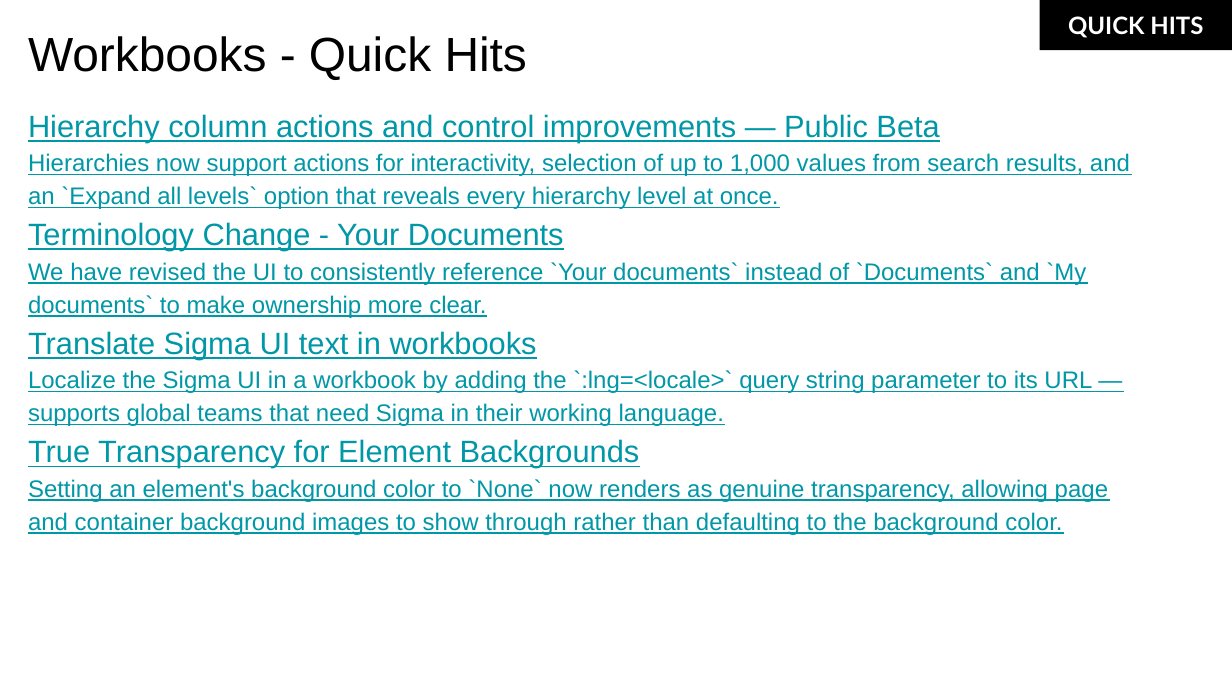
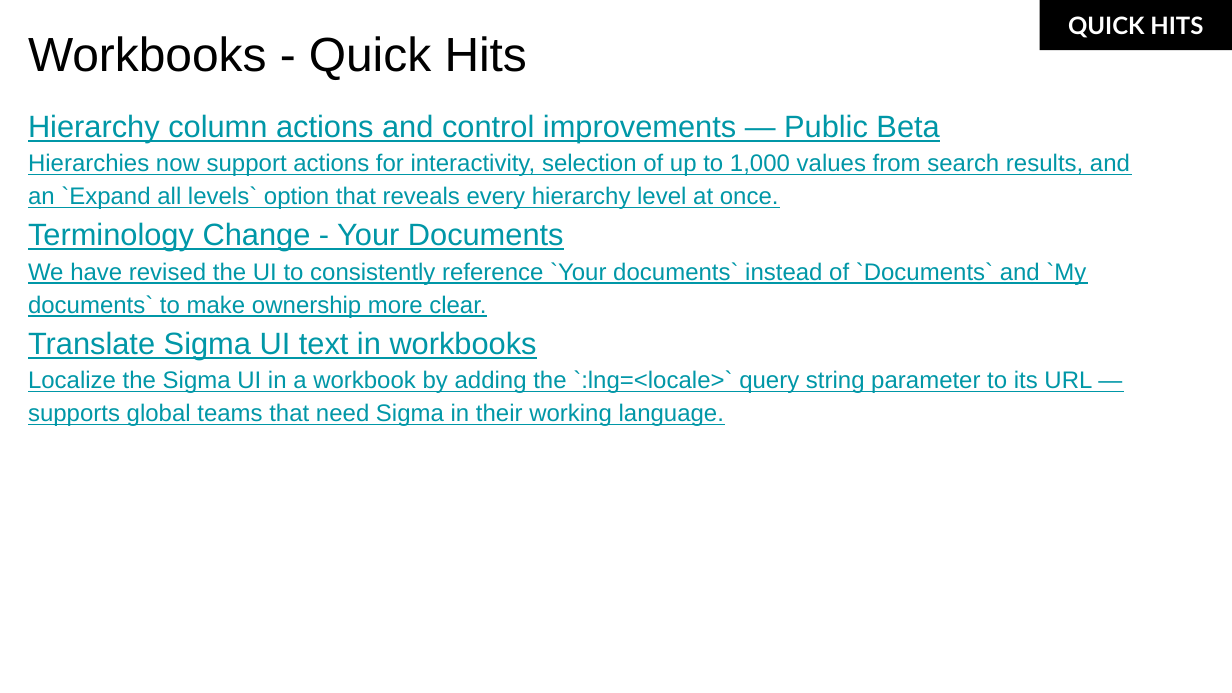
Before and after one commit to sigmacomputing/sigmaquickstarts, a slide deck: slide 16 of .claude/SKILLS/first-friday-features/output/05_2026_first_friday_features.pptx (slide 14 before the commit). Drawn at 1232x693 pixels with LibreOffice and Linux fonts; fonts in the diff are those of the drawing; background and template pictures are left out. Boxes give left, top, right and bottom in pixels: in the first picture for what was removed or moved away, otherwise in the second. Text is boxed around its words. In the diff, an @@ line names an element or a change of style, - is before the commit and + after.

```diff
--- a/.claude/SKILLS/first-friday-features/output/05_2026_first_friday_features.pptx
+++ b/.claude/SKILLS/first-friday-features/output/05_2026_first_friday_features.pptx
@@ text at [28, 439, 1108, 535]: paragraphs removed @@
-True Transparency for Element Backgrounds
-  Setting an element's background color to `None` now renders as genuine transparency, allowing page and container background images to show through rather than defaulting to the background color.
```
Also in this commit, not shown: 3 other slides changed, 2 slides added, 1 other file.
